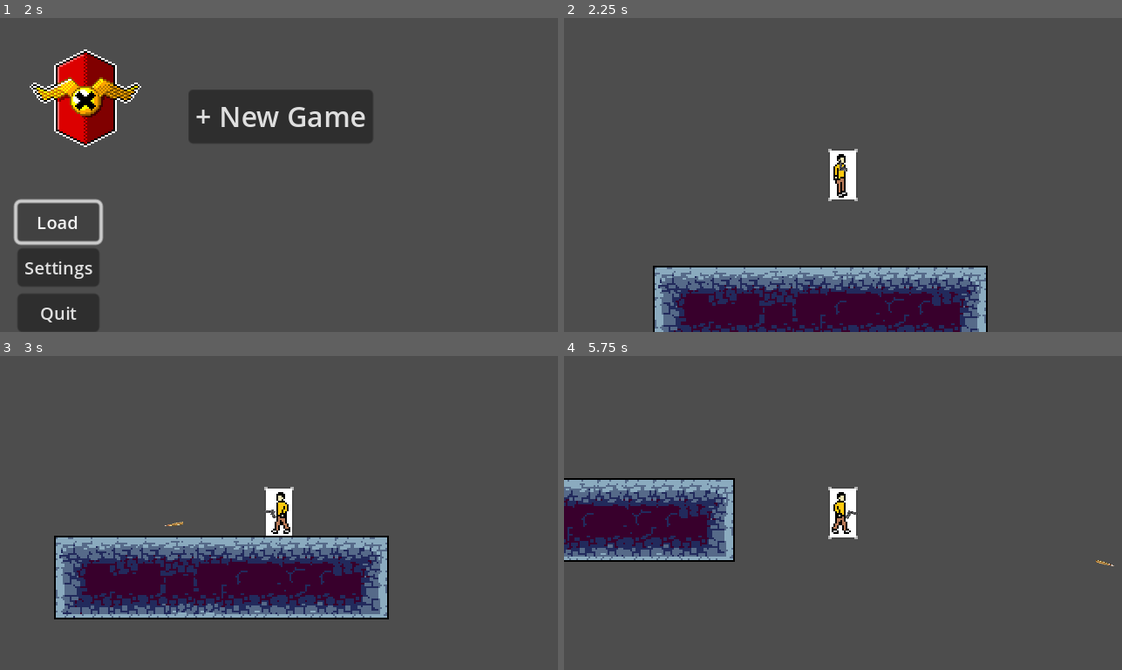
Above: before the commit, frames 1-4 (two rows, left to right).
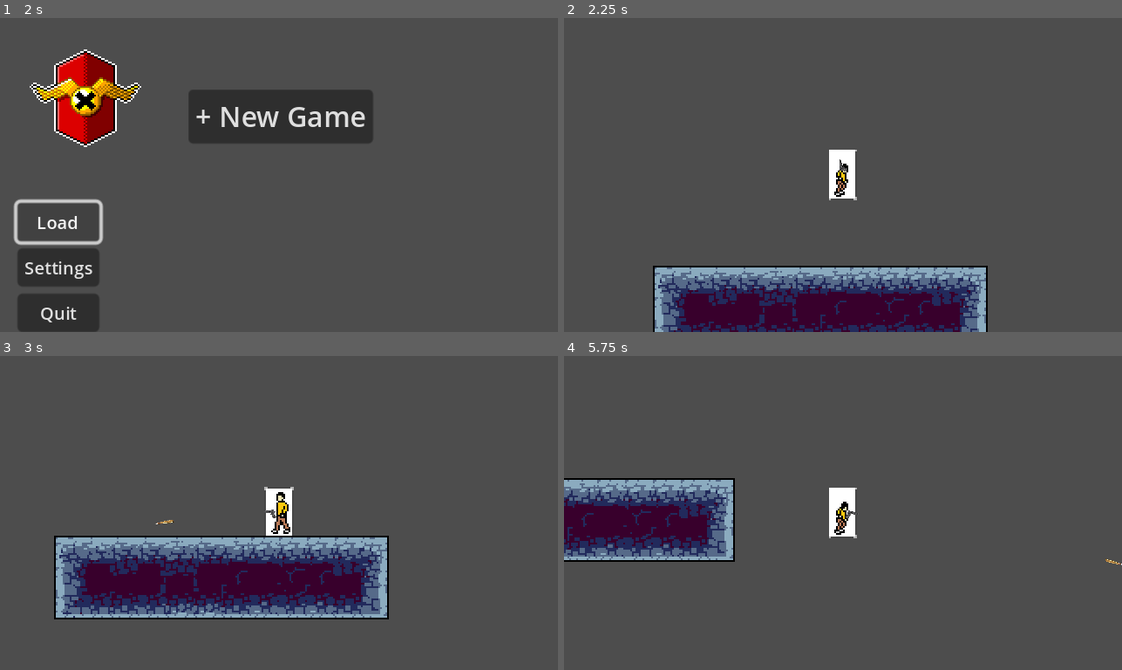
Above: after the commit, the same moments.

Repository: ktotam1/talos-the-reckoning
Game: Godot game, scene res://Scenes/main_menu.tscn
The game is run twice, just before and just after one commit, with the same random seed, the same clock (stepped at 60 frames per second) and the same inputs.
Inputs (mouse positions are in pixels of both pictures, inside the frame that each line leads up to):
- Up to frame 1 (2 s): tap Enter (ui_accept) at 0.5, 0.77 s; move the mouse to (401, 159) at 0.52 s; press the mouse at (401, 159) at 0.53 s; hold Right (ui_right) 0.53-1.25 s; release the mouse at (401, 159) at 1.25 s; click "Load" at 1.25 s
- Up to frame 2 (2.25 s): click "+ New Game" at 2 s
- Up to frame 3 (3 s): move the mouse to (167, 528) at 2.77 s; hold Right (ui_right) from 2.78 s (still down); click (167, 528) at 2.85 s
- Up to frame 4 (5.75 s): tap Enter (ui_accept) at 3.02, 4.52, 5.27 s; move the mouse to (898, 443) at 3.52 s; release Right (ui_right) at 3.53 s; press the mouse at (898, 443) at 3.53 s; hold Left (ui_left) 3.53-4.28 s; move the mouse to (815, 575) at 4.27 s; release the mouse at (815, 575) at 4.28 s; hold Right (ui_right) from 4.28 s (still down); click (815, 575) at 4.35 s; move the mouse to (1010, 560) at 5.02 s; press the mouse at (1010, 560) at 5.03 s

Frame 1 is identical in both runs. In frame 2, 0.3% of the frame differs, in the area x 47-53%, y 41-59%; in frame 3, less than 0.1%; in frame 4, 0.4%, in the area x 47-100%, y 41-67%.

Commit message:
fix bullet size, add fall animation (bad)

Diff:
--- a/Scenes/Characters/player.tscn
+++ b/Scenes/Characters/player.tscn
@@ -1,8 +1,12 @@
-[gd_scene load_steps=14 format=3 uid="uid://cy7q26vdtq8g"]
+[gd_scene load_steps=15 format=3 uid="uid://cy7q26vdtq8g"]
 
 [ext_resource type="Script" path="res://Scripts/Characters/player.gd" id="1_1hh4u"]
 [ext_resource type="Texture2D" uid="uid://b53siuvowp6tr" path="res://Assets/Casual Enemies/Human Shills/worker-sheet_default.png" id="1_a1tvw"]
 [ext_resource type="Texture2D" uid="uid://b1e2tlpkhwg4q" path="res://Assets/Props/gun.png" id="3_htdb8"]
+
+[sub_resource type="AtlasTexture" id="AtlasTexture_bmqrt"]
+atlas = ExtResource("1_a1tvw")
+region = Rect2(22, 163, 16, 29)
 
 [sub_resource type="AtlasTexture" id="AtlasTexture_p5md4"]
 atlas = ExtResource("1_a1tvw")
@@ -38,6 +42,14 @@
 
 [sub_resource type="SpriteFrames" id="SpriteFrames_7qdfr"]
 animations = [{
+"frames": [{
+"duration": 1.0,
+"texture": SubResource("AtlasTexture_bmqrt")
+}],
+"loop": true,
+"name": &"fall",
+"speed": 5.0
+}, {
 "frames": [{
 "duration": 1.0,
 "texture": SubResource("AtlasTexture_p5md4")
@@ -86,7 +98,7 @@
 
 [node name="AnimatedSprite2D" type="AnimatedSprite2D" parent="."]
 sprite_frames = SubResource("SpriteFrames_7qdfr")
-animation = &"walking"
+animation = &"fall"
 
 [node name="CollisionShape2D" type="CollisionShape2D" parent="."]
 position = Vector2(-1.5, 0.5)
@@ -104,3 +116,4 @@
 texture = ExtResource("3_htdb8")
 
 [node name="PistolBulletMarker" type="Marker2D" parent="Hand/Pivot/Pistol"]
+position = Vector2(500, -200)
--- a/Scenes/Props/bullet.tscn
+++ b/Scenes/Props/bullet.tscn
@@ -4,9 +4,10 @@
 [ext_resource type="Script" path="res://Scripts/Props/bullet.gd" id="1_ns7hb"]
 
 [sub_resource type="RectangleShape2D" id="RectangleShape2D_la4qi"]
-size = Vector2(12, 2)
+size = Vector2(10, 2)
 
 [sub_resource type="RectangleShape2D" id="RectangleShape2D_hd743"]
+size = Vector2(10, 2)
 
 [node name="bullet" type="Area2D"]
 script = ExtResource("1_ns7hb")
@@ -22,11 +23,15 @@
 shape = SubResource("RectangleShape2D_la4qi")
 
 [node name="CollisionShape2D" type="CollisionShape2D" parent="."]
-position = Vector2(23, 4)
 shape = SubResource("RectangleShape2D_hd743")
-disabled = true
 
 [node name="CollisionTimer" type="Timer" parent="."]
 wait_time = 0.5
 
 [node name="NoCollisionTimer" type="Timer" parent="."]
+wait_time = 2.0
+
+[connection signal="area_entered" from="." to="." method="_on_area_entered"]
+[connection signal="body_entered" from="." to="." method="_on_body_entered"]
+[connection signal="timeout" from="CollisionTimer" to="." method="_on_collision_timer_timeout"]
+[connection signal="timeout" from="NoCollisionTimer" to="." method="_on_no_collision_timer_timeout"]
--- a/Scripts/Characters/player.gd
+++ b/Scripts/Characters/player.gd
@@ -54,21 +54,10 @@
 			animator.play("idle")
 	else:
 		if velocity.y > 0:
-			animator.play("Fall")
+			animator.play("fall")
 		else:
-			animator.play("Jump")
-func player_animations():
-	#on left (add is_action_just_released so you continue running after jumping)
-	if Input.is_action_pressed("ui_left"):
-		$AnimatedSprite2D.flip_h = true
-		$AnimatedSprite2D.play("walking")
+			animator.play("jump")
 
-	#on right (add is_action_just_released so you continue running after jumping)
-	if Input.is_action_pressed("ui_right"):
-		$AnimatedSprite2D.flip_h = false
-		$AnimatedSprite2D.play("walking")
-	if !Input.is_anything_pressed():
-		$AnimatedSprite2D.play("idle")
 # Called every frame. 'delta' is the elapsed time since the previous frame.
 func _physics_process(delta):
 	velocity.y += gravity * delta
--- a/Scripts/Props/bullet.gd
+++ b/Scripts/Props/bullet.gd
@@ -33,8 +33,19 @@
 func _on_no_collision_timer_timeout():
 	die()
 
-func _on_body_entered(_body):
-	die()
-	if not destroyed:
+
+
+#func _on_area_entered(area):
+	#push_error("DIE!!!")
+	#$die()
+	#if not destroyed:
 		#AudioManager.play_sound(AudioManager.BULLET)
-		destroyed = true
+	#	destroyed = true # Replace with function body.
+
+
+func _on_body_entered(body):
+	if body.name != "Player":
+		die()
+		if not destroyed:
+			#AudioManager.play_sound(AudioManager.BULLET)
+			destroyed = true # Replace with function body.
